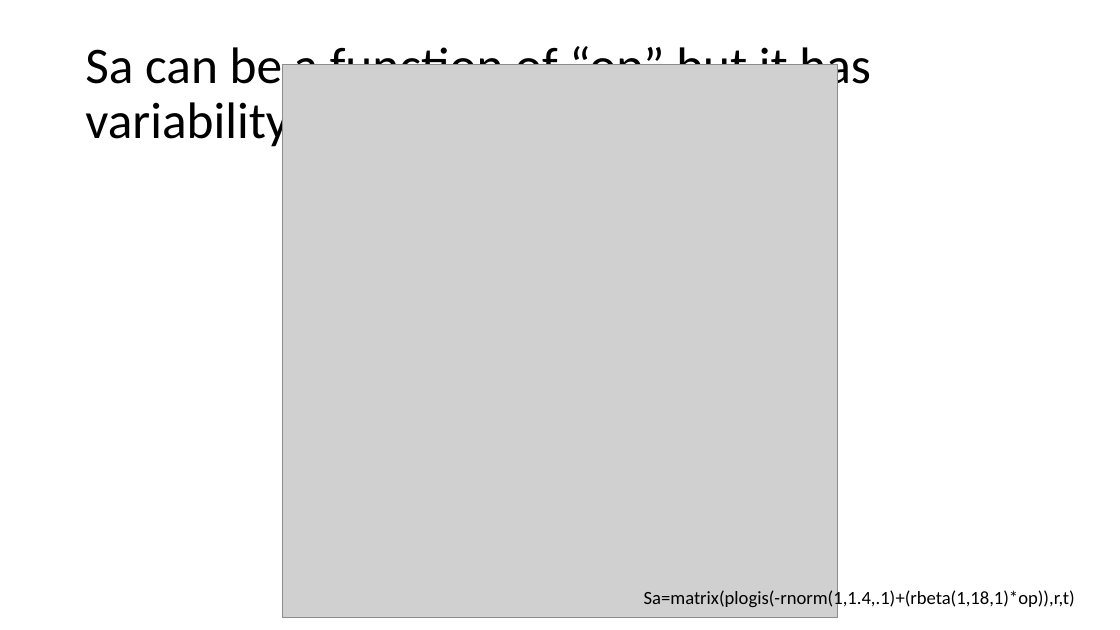
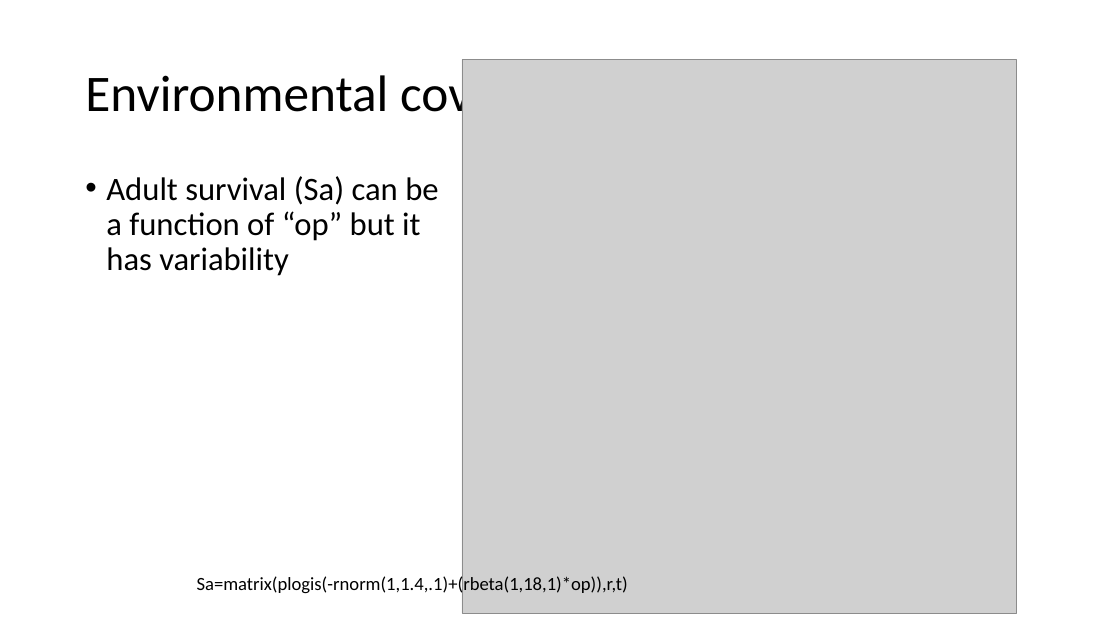
Before and after one commit to ssa200/ssa200.github.io, a slide deck: slide 28 of static/lectures/SSA_Lecture9_MatrixDemPVA.pptx (slide 26 before the commit). Drawn at 1120x630 pixels with LibreOffice and Linux fonts; fonts in the diff are those of the drawing; grey boxes stand for pictures; background and template pictures are left out. Boxes give left, top, right and bottom in pixels: in the first picture for what was removed or moved away, otherwise in the second. Text is boxed around its words. In the diff, an @@ line names an element or a change of style, - is before the commit and + after.

```diff
--- a/static/lectures/SSA_Lecture9_MatrixDemPVA.pptx
+++ b/static/lectures/SSA_Lecture9_MatrixDemPVA.pptx
@@ title at (85, 68, 611, 123): text changed @@
-Sa can be a function of “op” but it has variability
+Environmental covariates
@@ picture: place and size @@
-picture at (283, 65, 838, 618)
+picture at (462, 60, 1017, 613)
@@ text added at (106, 176, 438, 276), 28 pt, text #000000 @@
+• Adult survival (Sa) can be a function of “op” but it has variability
@@ text "Sa=matrix(plogis(-rnorm(1,1.4,.1)+(rbeta(1,18,1)*op)),r,t)": place and size @@
-text "Sa=matrix(plogis(-rnorm(1,1.4,.1)+(rbeta(1,18,1)*op)),r,t)" at (644, 589, 1075, 610)
+text "Sa=matrix(plogis(-rnorm(1,1.4,.1)+(rbeta(1,18,1)*op)),r,t)" at (197, 574, 628, 595)
```
Also in this commit, not shown: 22 other slides changed, 3 slides added, 1 slide removed, 14 other files.
